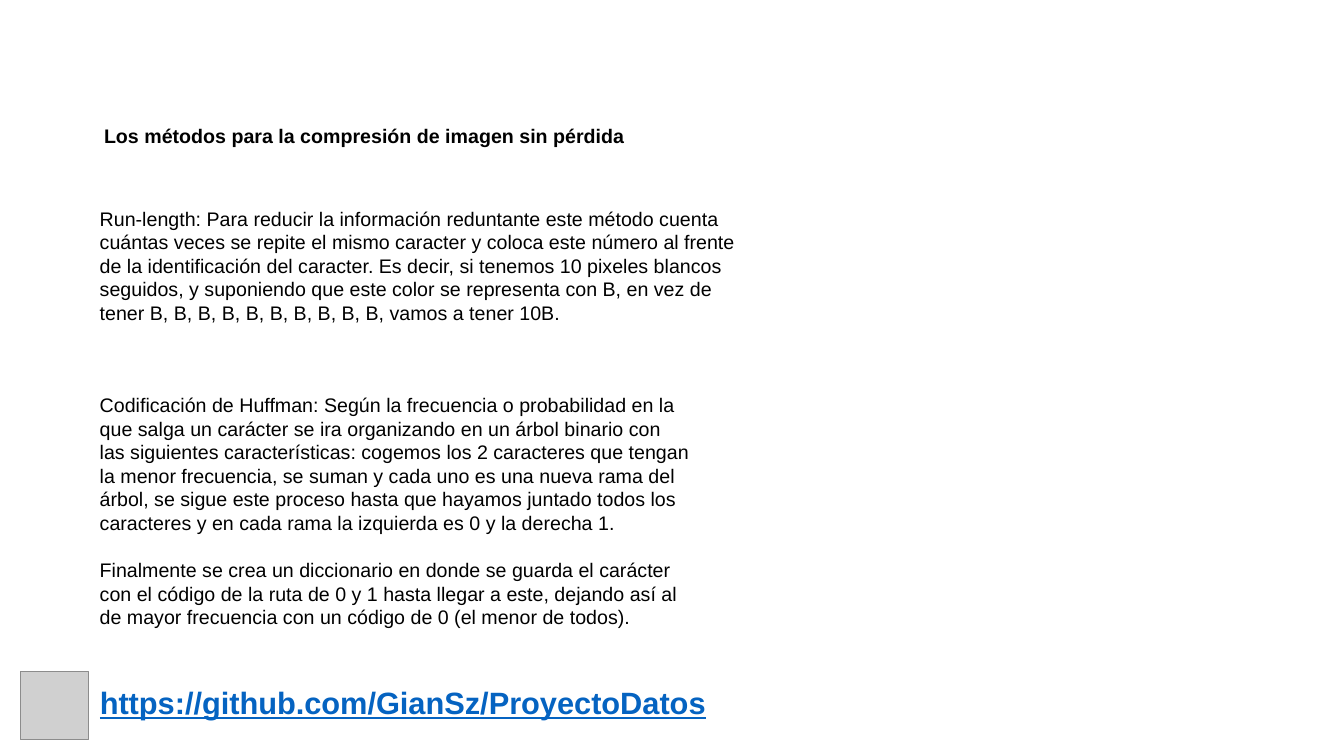
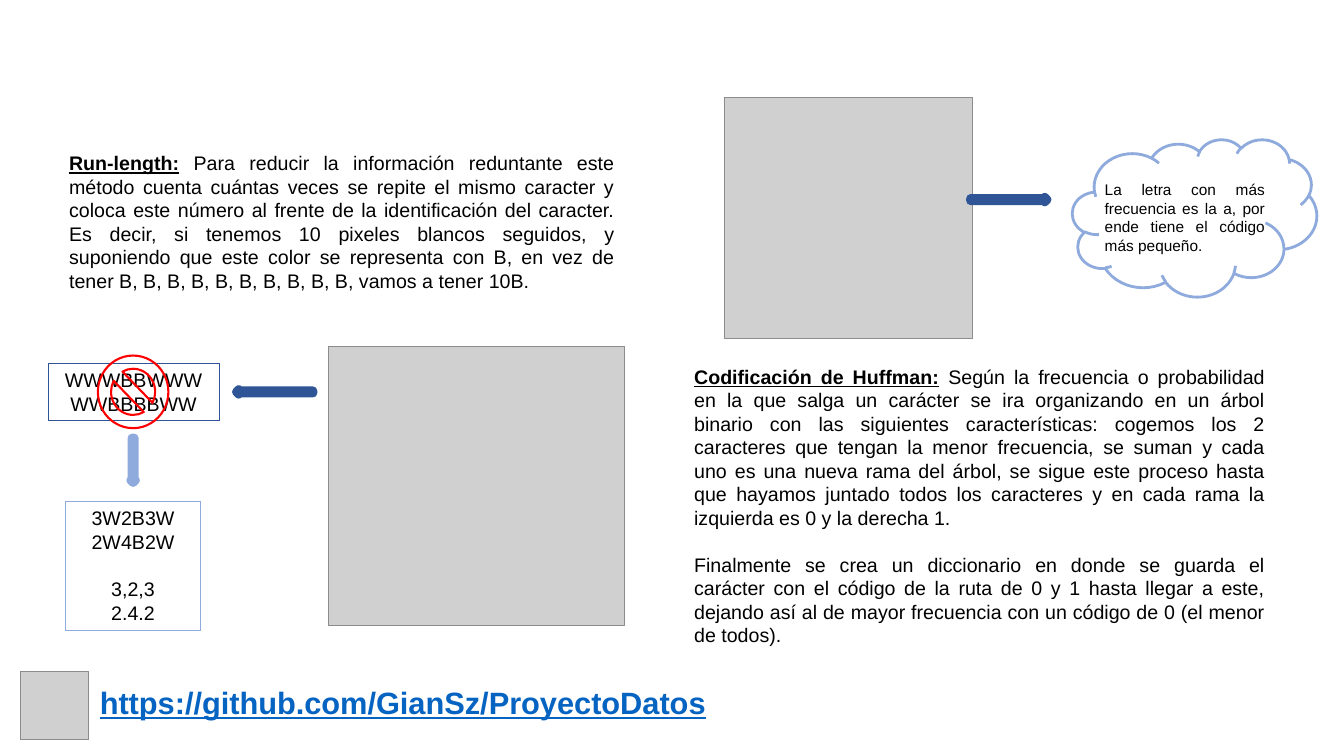
Before and after one commit to GianSz/ProyectoDatos, a slide deck: slide 5 of Presentacion/Presentación Proyecto.pptx. Drawn at 1344x756 pixels with LibreOffice and Linux fonts; fonts in the diff are those of the drawing; grey boxes stand for pictures; background and template pictures are left out. Boxes give left, top, right and bottom in pixels: in the first picture for what was removed or moved away, otherwise in the second. Text is boxed around its words. In the diff, an @@ line names an element or a change of style, - is before the commit and + after.

```diff
--- a/Presentacion/Presentación Proyecto.pptx
+++ b/Presentacion/Presentación Proyecto.pptx
@@ picture added at <box>725,98,973,339</box> @@
@@ text "Run-length: Para reducir la información ...": place and size @@
-text "Run-length: Para reducir la información ..." at <box>100,211,734,323</box>
+text "Run-length: Para reducir la información ..." at <box>69,155,614,291</box>
@@ text "Run-length: Para reducir la información ..." at <box>69,155,614,291</box>: bold on, underline on in "Run-length:"; alignment left to justified @@
@@ text removed at <box>104,128,624,147</box> @@
-Los métodos para la compresión de imagen sin pérdida
@@ cloud added at <box>1073,139,1317,296</box>, outline #8FAADC 2 pt @@
@@ right arrow added at <box>971,198,1048,203</box>, fill #5B9BD5, outline #2F5597 6 pt @@
@@ text added at <box>1105,183,1265,255</box>, 11 pt, text #000000 @@
+La letra con más frecuencia es la a, por ende tiene el código más pequeño.
@@ no-entry sign added at <box>98,356,168,429</box>, outline #FF0000 1.5 pt @@
@@ picture added at <box>329,347,625,625</box> @@
@@ rectangle added at <box>48,363,220,420</box>, outline #2F5597 0.75 pt, 14 pt, text #000000 @@
+WWWBBWWW
+WWBBBBWW
@@ right arrow added at <box>236,389,313,394</box>, fill #5B9BD5, outline #2F5597 6 pt @@
@@ text "Codificación de Huffman: Según la ...": place and size @@
-text "Codificación de Huffman: Según la ..." at <box>100,397,689,628</box>
+text "Codificación de Huffman: Según la ..." at <box>694,369,1265,646</box>
@@ text "Codificación de Huffman: Según la ..." at <box>694,369,1265,646</box>: bold on, underline on in "Codificación de Huffman:"; alignment left to justified @@
@@ down arrow added at <box>131,438,136,482</box>, fill #5B9BD5, outline #8FAADC 6 pt @@
@@ rectangle added at <box>66,501,201,630</box>, outline #8FAADC 0.75 pt, 14 pt, text #000000 @@
+3W2B3W
+2W4B2W
+3,2,3
+2.4.2
```
Also in this commit, not shown: 3 other slides changed.
